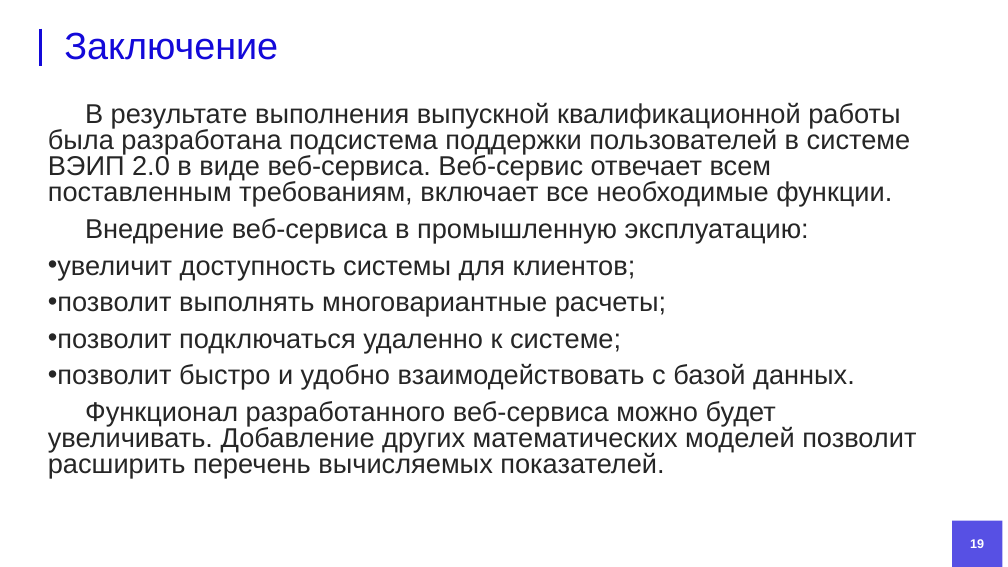
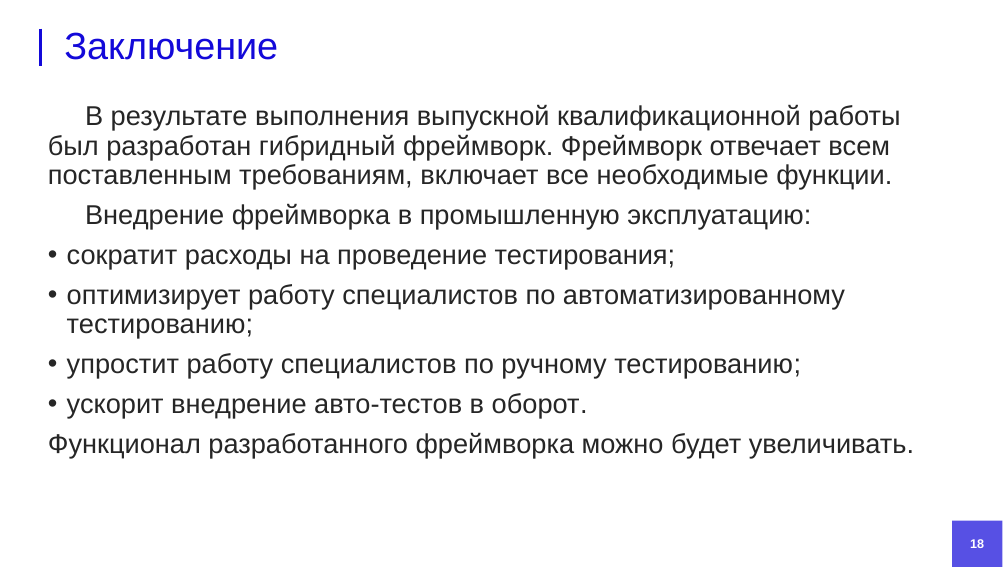
Before and after one commit to DanielRomanoff/practice, a slide deck: slide 18 of презентация.pptx (slide 19 before the commit). Drawn at 1008x567 pixels with LibreOffice and Linux fonts; fonts in the diff are those of the drawing; background and template pictures are left out. Boxes give left, top, right and bottom in pixels: in the first picture for what was removed or moved away, otherwise in the second. Text is boxed around its words. In the diff, an @@ line names an element or a change of style, - is before the commit and + after.

```diff
--- a/презентация.pptx
+++ b/презентация.pptx
@@ text at [48,104,914,458]: text changed @@
-В результате выполнения выпускной квалификационной работы была разработана подсистема поддержки пользователей в системе ВЭИП 2.0 в виде веб-сервиса. Веб-сервис отвечает всем поставленным требованиям, включает все необходимые функции.
-Внедрение веб-сервиса в промышленную эксплуатацию:
-• увеличит доступность системы для клиентов;
-• позволит выполнять многовариантные расчеты;
-• позволит подключаться удаленно к системе;
-• позволит быстро и удобно взаимодействовать с базой данных.
-Функционал разработанного веб-сервиса можно будет увеличивать. Добавление других математических моделей позволит расширить перечень вычисляемых показателей.
+В результате выполнения выпускной квалификационной работы был разработан гибридный фреймворк. Фреймворк отвечает всем поставленным требованиям, включает все необходимые функции.
+Внедрение фреймворка в промышленную эксплуатацию:
+• сократит расходы на проведение тестирования;
+• оптимизирует работу специалистов по автоматизированному тестированию;
+• упростит работу специалистов по ручному тестированию;
+• ускорит внедрение авто-тестов в оборот.
+Функционал разработанного фреймворка можно будет увеличивать.
```
Also in this commit, not shown: 1 other slide changed, 8 slides added, 9 slides removed.
